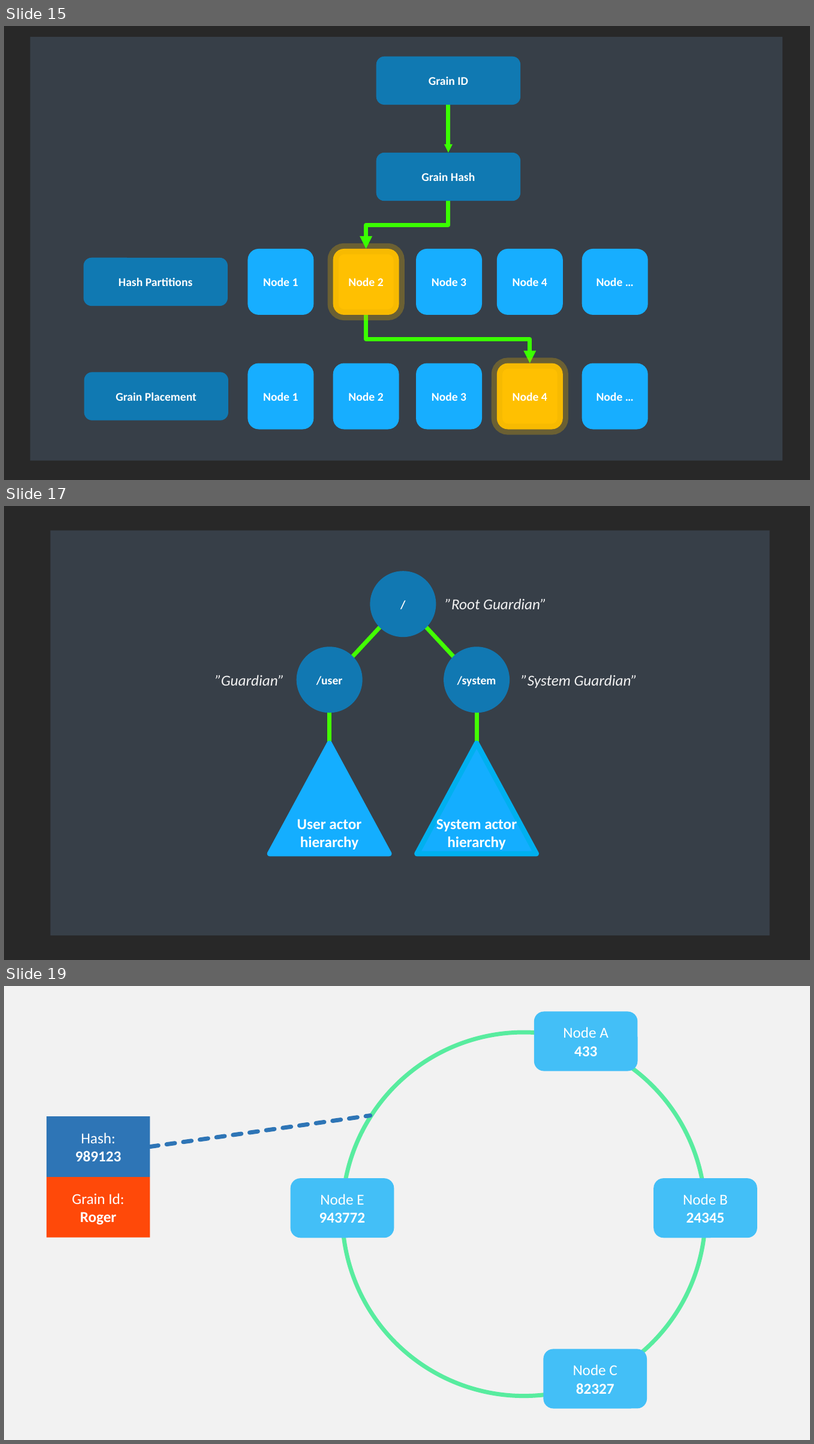
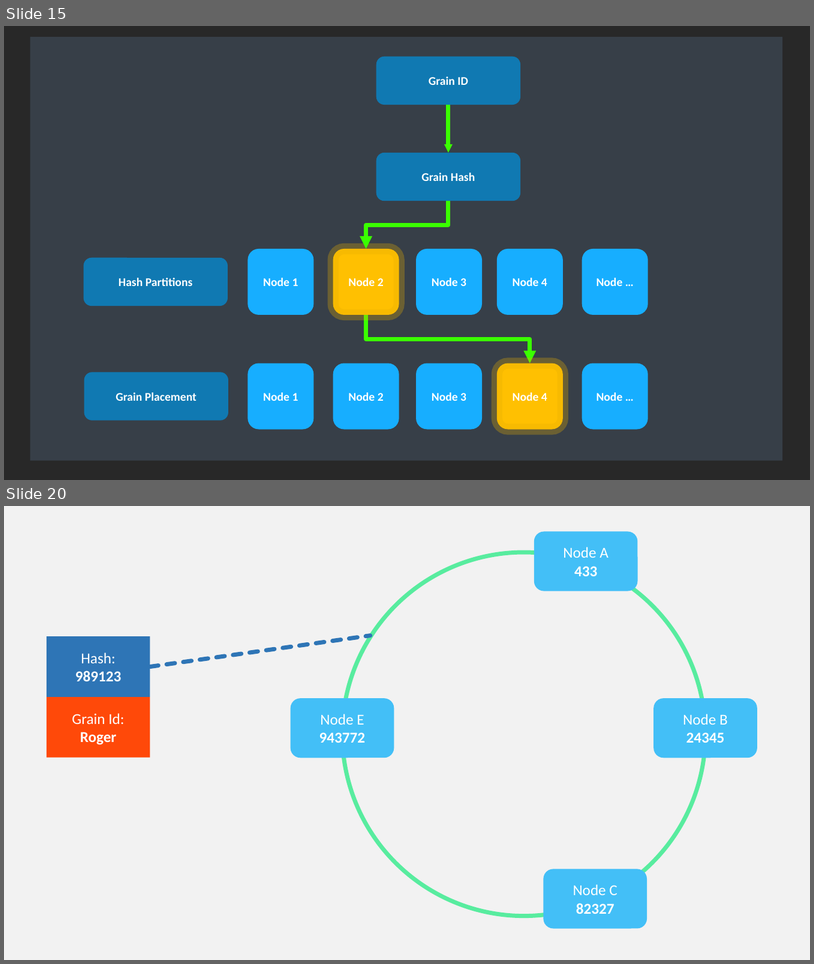
Before and after one commit to asynkron/website, a slide deck: media/logo.pptx. Shown one above the other, each under a label of ours: slides 15, 17 and 19 before the commit, slides 15 and 20 after it; the slides between them are not shown. The pictures are 814x1444 and 814x964 pixels, drawn with LibreOffice and Linux fonts; fonts in the diff are those of the drawing. Boxes give left, top, right and bottom in pixels: in the first picture for what was removed or moved away, otherwise in the second. Text is boxed around its words. In the diff, an @@ line names an element or a change of style, - is before the commit and + after.

```diff
--- a/media/logo.pptx
+++ b/media/logo.pptx
@@ slide 17 removed at [4, 506, 810, 960], background #282828 @@
@@ rectangle removed at [51, 530, 770, 935] @@
@@ ellipse removed at [371, 571, 437, 637] @@
-/
@@ text removed at [446, 598, 546, 609] @@
-”Root Guardian”
@@ line removed from (380, 627) to (353, 656) @@
@@ line removed from (427, 627) to (453, 656) @@
@@ ellipse removed at [297, 646, 363, 712] @@
-/user
@@ ellipse removed at [444, 646, 510, 712] @@
-/system
@@ text removed at [215, 675, 284, 685] @@
-”Guardian”
@@ text removed at [521, 675, 638, 688] @@
-”System Guardian”
@@ line removed from (329, 743) to (329, 713) @@
@@ line removed from (477, 713) to (477, 743) @@
@@ triangle removed at [270, 743, 389, 853] @@
-User actor
-hierarchy
@@ triangle removed at [417, 743, 536, 853] @@
-System actor
-hierarchy
@@ what was slide 19 is now slide 20 @@
```
Also in this commit, not shown: 1 slide changed, 3 slides added, 1 other slide removed, 13 other files.
